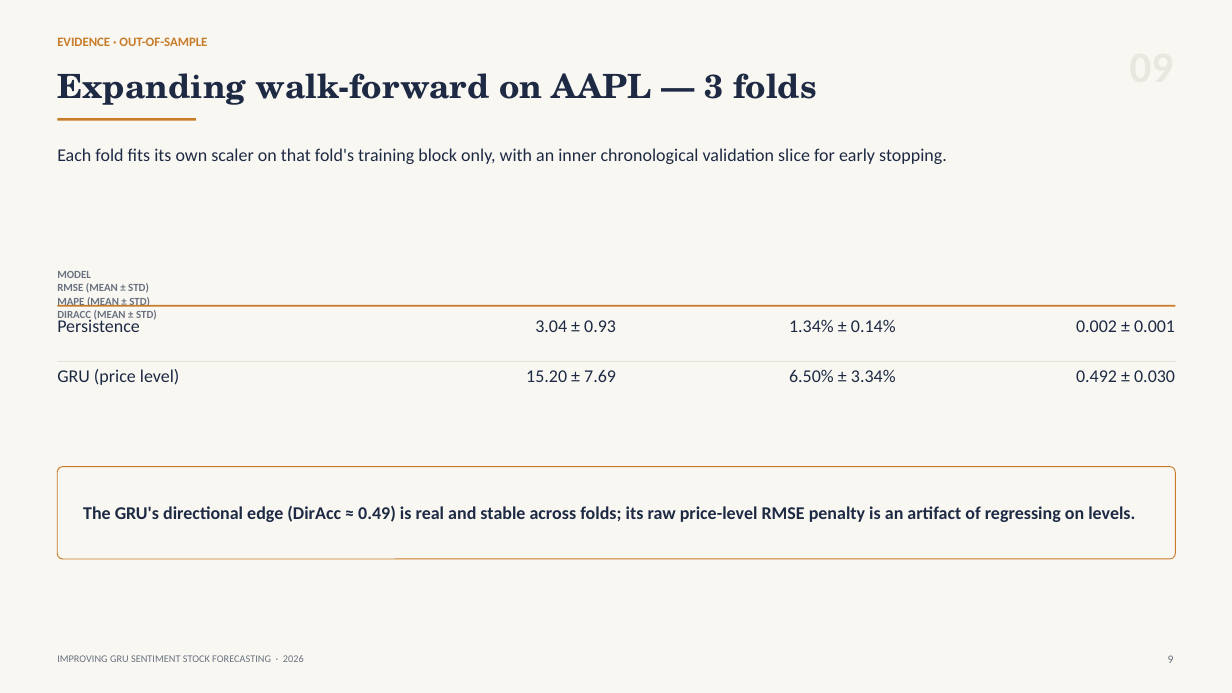
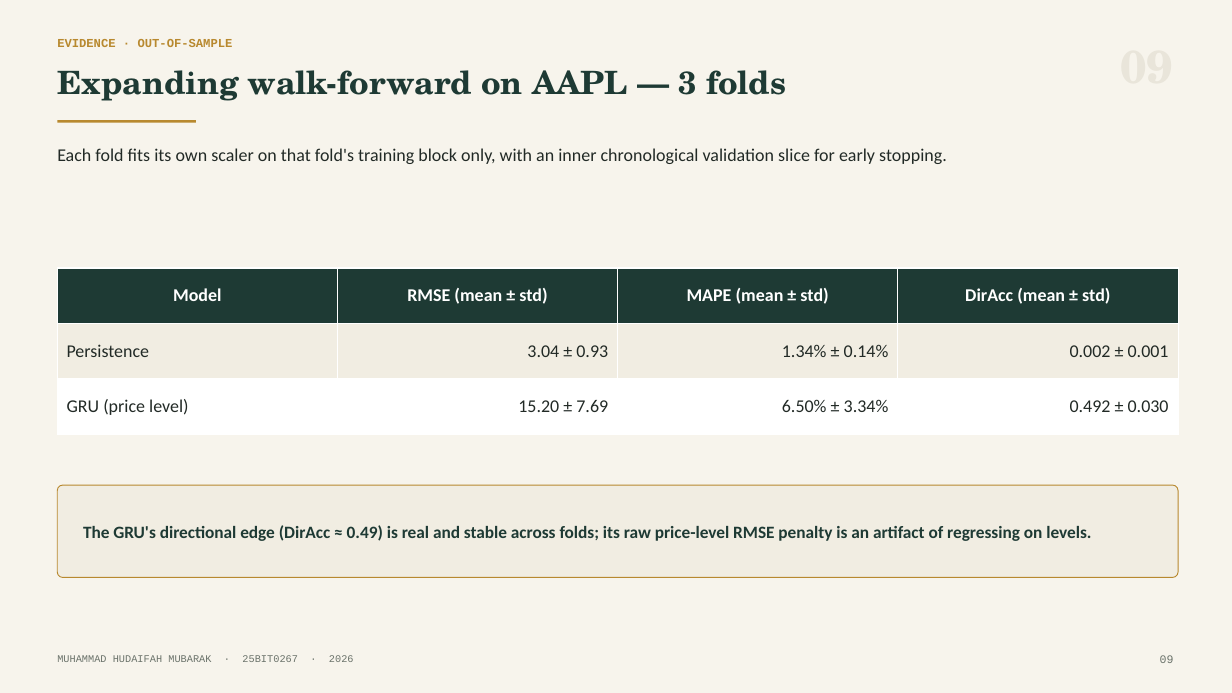
Before and after one commit to hudaifahwins/improving-gru-sentiment-stock-forecasting-padmakumari-maam, a slide deck: slide 10 of PROJECT_PRESENTATION.pptx. Drawn at 1232x693 pixels with LibreOffice and Linux fonts; fonts in the diff are those of the drawing. Boxes give left, top, right and bottom in pixels: in the first picture for what was removed or moved away, otherwise in the second. Text is boxed around its words. In the diff, an @@ line names an element or a change of style, - is before the commit and + after.

Commit message:
design: unify pine/brass palette across deck and report; verified zero-overlap deck

```diff
--- a/PROJECT_PRESENTATION.pptx
+++ b/PROJECT_PRESENTATION.pptx
@@ rectangle at box(0, 0, 1232, 693): fill #F8F7F2 to #F7F4EC @@
@@ text "EVIDENCE · OUT-OF-SAMPLE" at box(57, 39, 233, 47): size 10 to 9.5 pt, font Calibri to Courier New, text colour #C87B28 to #B8892F @@
@@ text "Expanding walk-forward on AAPL — ..." at box(57, 70, 786, 101): size 26 to 25 pt, text colour #1E2A44 to #1E3A34 @@
@@ text "Each fold fits its own ..." at box(57, 148, 947, 164): text colour #1E2A44 to #222A26 @@
@@ rectangle at box(57, 120, 196, 123): fill #C87B28 to #B8892F @@
@@ table added at box(57, 268, 1177, 434), 3 rows, 4 columns @@
+Model | RMSE (mean ± std) | MAPE (mean ± std) | DirAcc (mean ± std)
+Persistence | 3.04 ± 0.93 | 1.34% ± 0.14% | 0.002 ± 0.001
+GRU (price level) | 15.20 ± 7.69 | 6.50% ± 3.34% | 0.492 ± 0.030
@@ text removed at box(57, 271, 157, 321) @@
-MODEL
-RMSE (MEAN ± STD)
-MAPE (MEAN ± STD)
-DIRACC (MEAN ± STD)
@@ rectangle removed at box(57, 305, 1176, 307) @@
@@ text removed at box(57, 317, 140, 332) @@
-Persistence
@@ text removed at box(535, 320, 616, 332) @@
-3.04 ± 0.93
@@ text removed at box(789, 320, 896, 332) @@
-1.34% ± 0.14%
@@ text removed at box(1076, 320, 1175, 332) @@
-0.002 ± 0.001
@@ rectangle removed at box(57, 360, 1176, 361) @@
@@ text removed at box(57, 369, 179, 385) @@
-GRU (price level)
@@ text removed at box(526, 370, 616, 382) @@
-15.20 ± 7.69
@@ text removed at box(789, 370, 896, 382) @@
-6.50% ± 3.34%
@@ text removed at box(1076, 370, 1175, 382) @@
-0.492 ± 0.030
@@ rounded rectangle: place and size @@
-rounded rectangle at box(57, 467, 1176, 559)
+rounded rectangle at box(57, 485, 1178, 578)
@@ rounded rectangle at box(57, 485, 1178, 578): fill #F8F7F2 to #F1EDE2; outline #C87B28 0.75 pt to #B8892F 0.75 pt @@
@@ text "The GRU's directional edge (DirAcc ...": place and size @@
-text "The GRU's directional edge (DirAcc ..." at box(83, 506, 1135, 522)
+text "The GRU's directional edge (DirAcc ..." at box(83, 525, 1091, 541)
@@ text "The GRU's directional edge (DirAcc ..." at box(83, 525, 1091, 541): size 14 to 13.5 pt, text colour #1E2A44 to #1E3A34 @@
@@ text at box(57, 655, 354, 662): text changed; font Calibri to Courier New; text colour #6A7280 to #6B736B @@
-IMPROVING GRU SENTIMENT STOCK FORECASTING · 2026
+MUHAMMAD HUDAIFAH MUBARAK · 25BIT0267 · 2026
@@ text at box(1160, 655, 1174, 663): text changed; font Calibri to Courier New; text colour #6A7280 to #6B736B @@
-9
+09
```
Also in this commit, not shown: 11 other slides changed, 1 other file.
